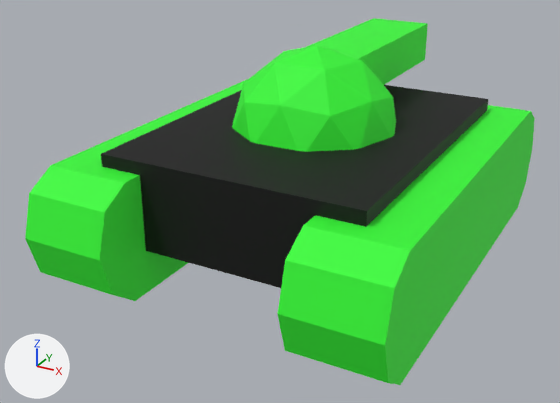
An edit to the FBX model tools/fbx-converter/mediumUnit.fbx, drawn before and after from the same camera.
One viewpoint serves both versions: a 50 mm camera at (0.0457, -0.0932, 0.0516) aimed at (-0.0031, -0.0045, 0.0073). Every picture has the same lights, and +X, +Y and +Z are marked at lower left. Where no turn or scale is listed for an object, it has been applied to the vertices.
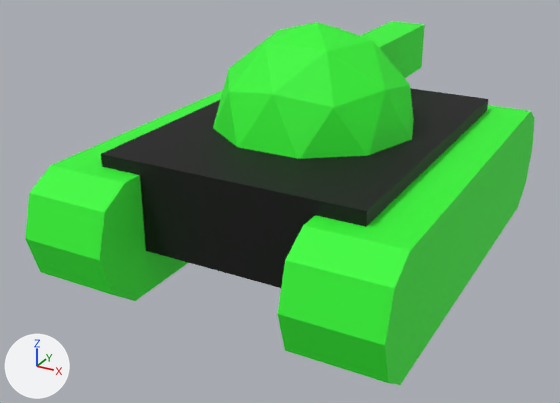
The newer file is also rescaled (x1.056) as a whole; pictures and numbers use the older file's frame.

What differs and where, as boxes (x1, y1, x2, y2) in the pictures (560 x 403 px; the box of a moved part takes in the faces that stretch with it):
'Icosphere', reshaped
    before: (25, 18, 535, 385)
    after: (25, 21, 535, 385)
part 1 of me_icosphere, moved or reshaped
    before: (232, 46, 396, 152)
    after: (213, 22, 414, 159)
part 2 of me_icosphere, added (green)
    after: (360, 21, 425, 78)
part 3 of me_icosphere, deleted (green)
    before: (307, 18, 428, 85)

Diff of the bpy script that builds the scene:
```diff
--- a/tools/fbx-converter/mediumUnit.fbx.py
+++ b/tools/fbx-converter/mediumUnit.fbx.py
@@ me_icosphere @@
 # used by ob_icosphere; location = (0.0, 0.0, 0.0)
-me_icosphere.from_pydata(...)  # 94 vertices, 92 faces; spans x -0.024..0.024, y -0.0324..0.0324, z 0.0..0.029
+me_icosphere.from_pydata(...)  # 94 vertices, 92 faces; spans x -0.024..0.024, y -0.0324..0.0356, z 0.0..0.0321
+# me_icosphere part 1: the loose piece of 26 vertices spanning x -0.0118..0.0118, y -0.0113..0.0113, z 0.0172..0.029 is scaled about its middle by 1.2, then moved by (0.0, 0.0, 0.0019)
+# me_icosphere part 2: a new loose piece, a box spanning x -0.003..0.003, y 0.0036..0.0356, z 0.0186..0.0261, in mat_material_001 (picture img_texture_png)
+# me_icosphere part 3: the loose piece of 8 vertices spanning x -0.0048..0.0048, y -0.0002..0.0318, z 0.0211..0.0271 is deleted
 me_icosphere.materials.append(mat_material_001)
```
